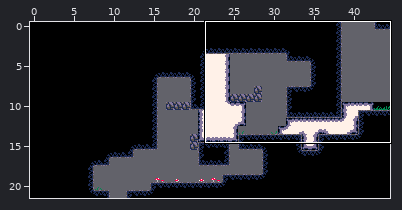
Tiled map -- assets/tiled/maps/room08.tmx. The first picture is a wide view before the edit; the outline marks the close-up.
Close-up. First the earlier version:
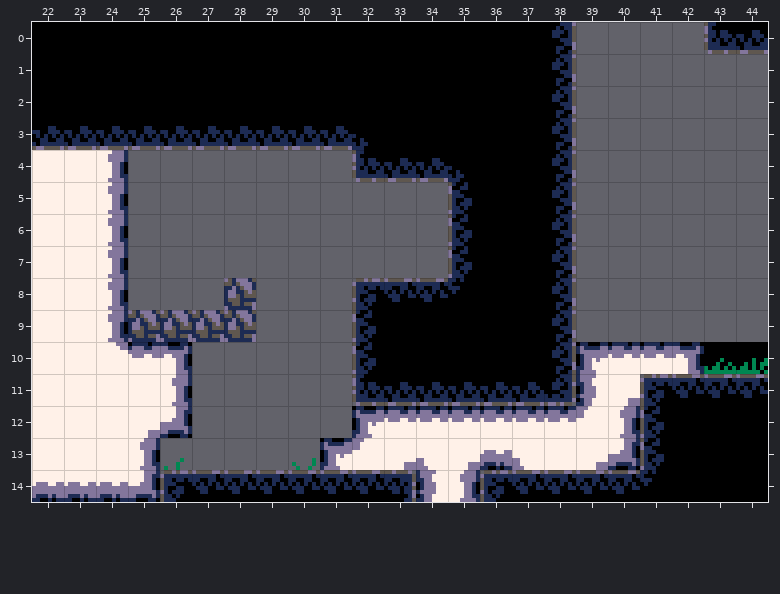
Cells are 8x8 px. Shown: x 22..44, y 0..14.
After:
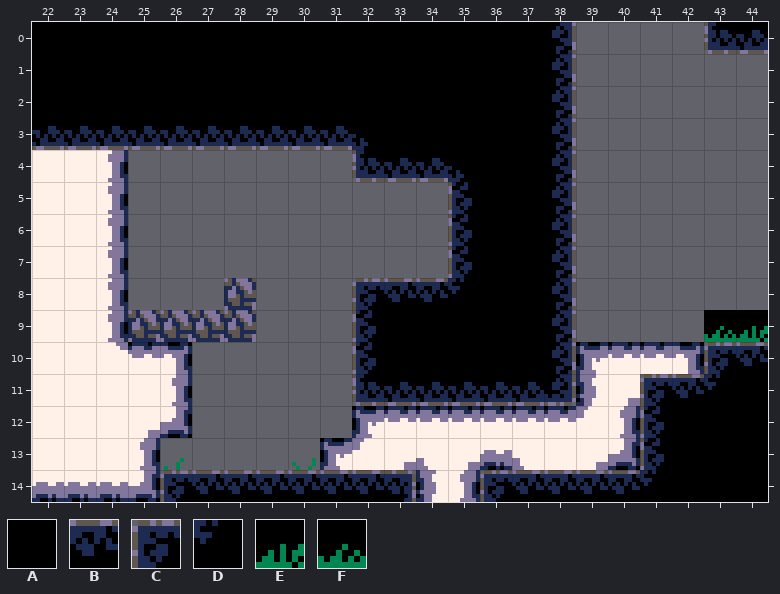
Key: from "tileset": A 0, B 1, C 2 turned 270, D 3 turned 270, E 38 "decor", F 40 "decor".
_ is an empty cell.
Tiles replaced or removed in this view: B, E, F.
The author wrote: remove unused screen in tall_room
The edit:
Changed rows in their new state; . is an unchanged cell.
Layer "Tiles":
first column x 43:
 9 FE
10 CB
11 DA
Changed places in both close-ups, as pixel boxes (x1, y1, x2, y2):
changed: (704, 310, 768, 398)
